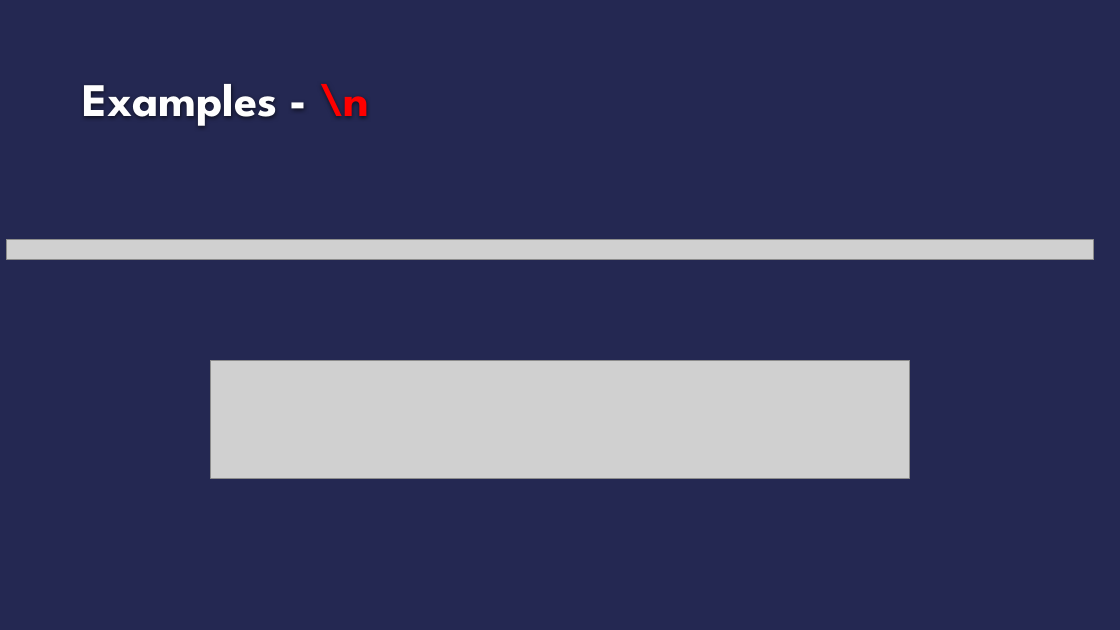
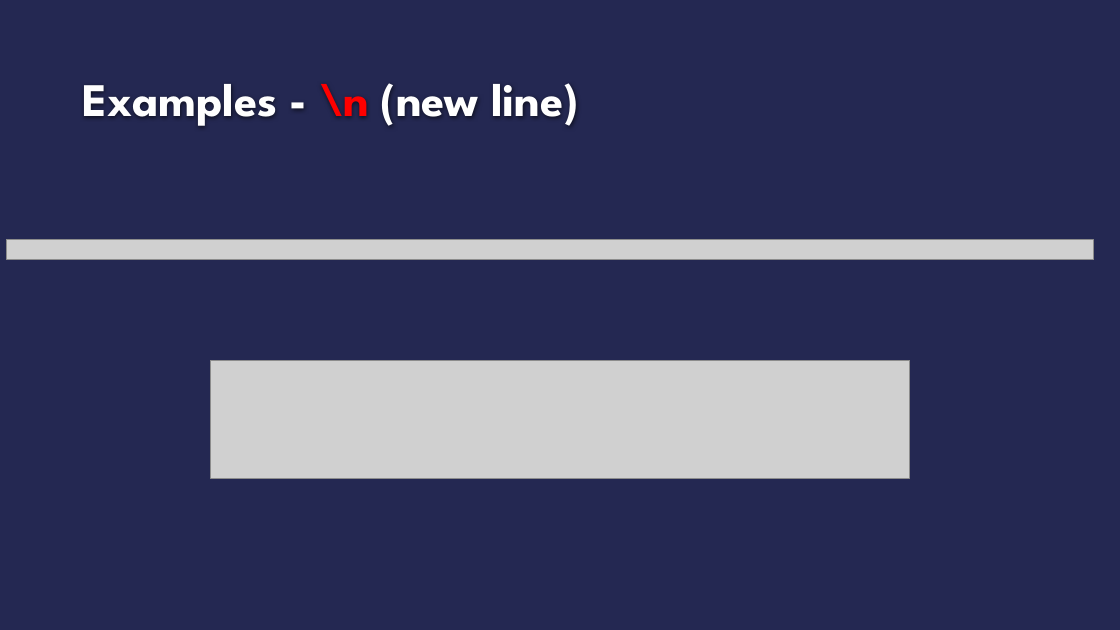
Before and after one commit to msantiago9/Marj, a slide deck: slide 6 of static/ppts/AP2-1.pptx. Drawn at 1120x630 pixels with LibreOffice and Linux fonts; fonts in the diff are those of the drawing; grey boxes stand for pictures; background and template pictures are left out. Boxes give left, top, right and bottom in pixels: in the first picture for what was removed or moved away, otherwise in the second. Text is boxed around its words. In the diff, an @@ line names an element or a change of style, - is before the commit and + after.

```diff
--- a/static/ppts/AP2-1.pptx
+++ b/static/ppts/AP2-1.pptx
@@ title at (83, 83, 579, 126): text changed @@
-Examples - \n
+Examples - \n (new line)
```
Also in this commit, not shown: 4 other slides changed, 5 other files.
